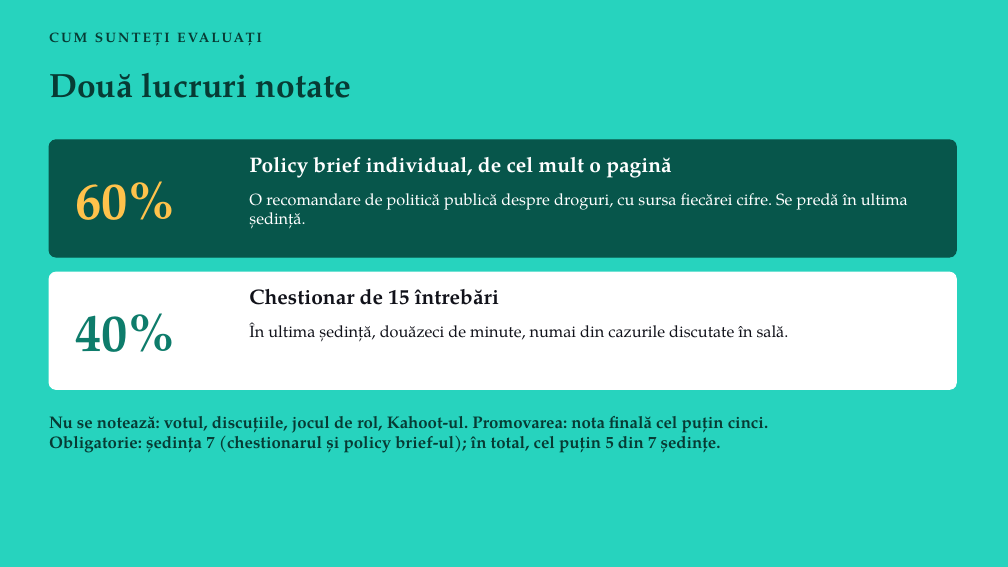
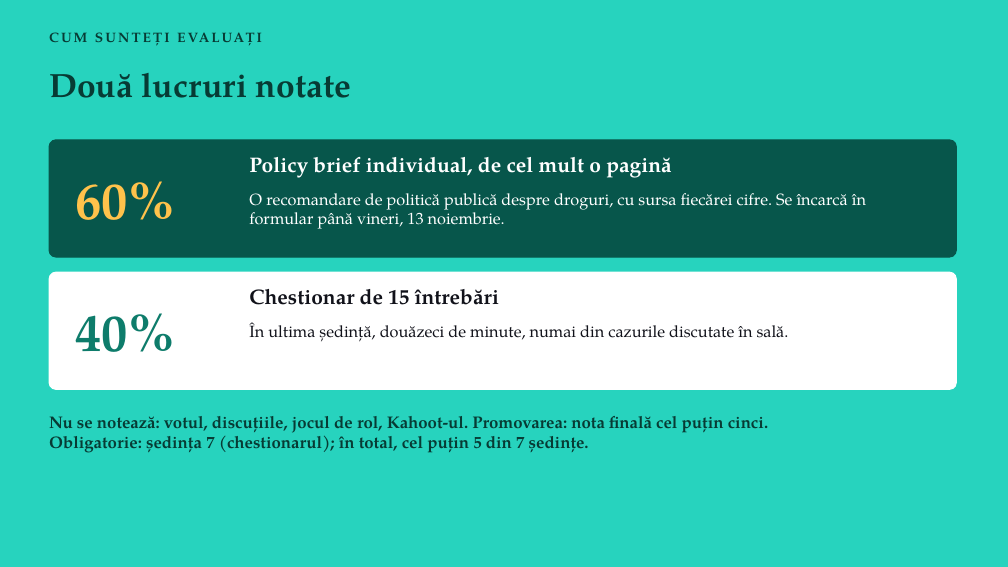
Before and after one commit to apana-prog/cursuri-umf, a slide deck: slide 4 of OPT_DROGURI/ro/fisiere/C02.pptx. Drawn at 1008x567 pixels with LibreOffice and Linux fonts; fonts in the diff are those of the drawing. Boxes give left, top, right and bottom in pixels: in the first picture for what was removed or moved away, otherwise in the second. Text is boxed around its words. In the diff, an @@ line names an element or a change of style, - is before the commit and + after.

```diff
--- a/OPT_DROGURI/ro/fisiere/C02.pptx
+++ b/OPT_DROGURI/ro/fisiere/C02.pptx
@@ text at <box>249,193,866,229</box>: text changed @@
-O recomandare de politică publică despre droguri, cu sursa fiecărei cifre. Se predă în ultima ședință.
+O recomandare de politică publică despre droguri, cu sursa fiecărei cifre. Se încarcă în formular până vineri, 13 noiembrie.
@@ text at <box>49,431,589,453</box>: text changed @@
-Obligatorie: ședința 7 (chestionarul și policy brief-ul); în total, cel puțin 5 din 7 ședințe.
+Obligatorie: ședința 7 (chestionarul); în total, cel puțin 5 din 7 ședințe.
```
Also in this commit, not shown: 23 other files.
